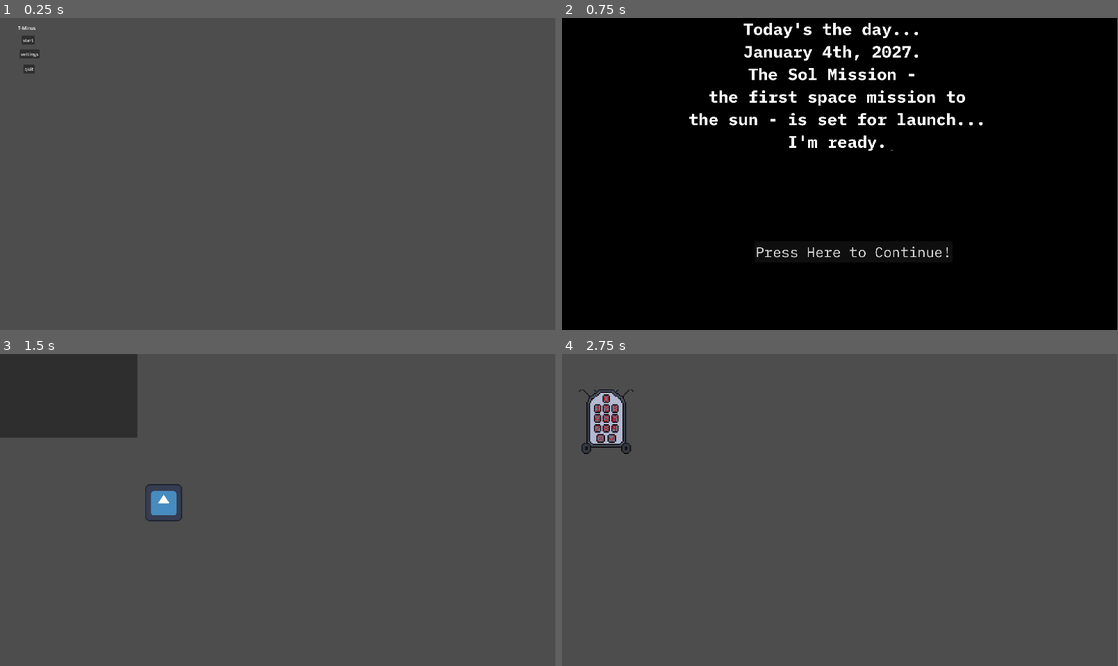
Above: before the commit, frames 1-4 (two rows, left to right).
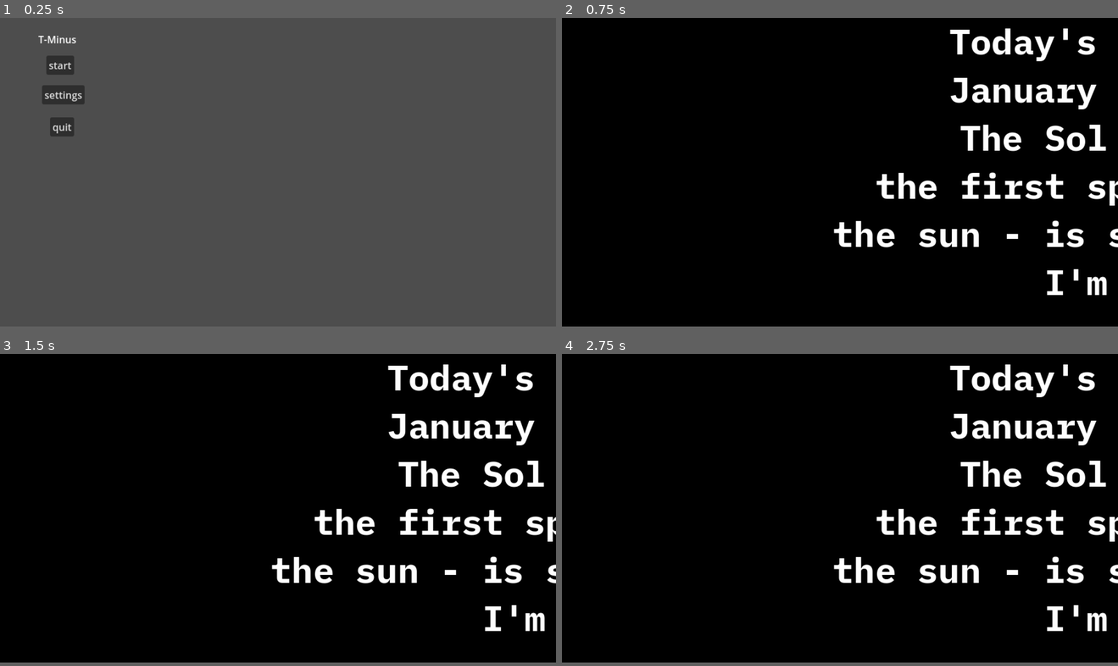
Above: after the commit, the same moments.

Repository: TheMillsheistyoftheEast/T-Minus
Game: Godot game, scene res://scenes/menu.tscn
Two runs of this game, one before a commit and one after it. Both use one fixed random seed, a clock stepped at 60 frames per second and the inputs below. The engine's default icon, where the game draws it, is replaced by a stand-in: a white triangle on a blue panel in a dark square.
Inputs (mouse positions are in pixels of both pictures, inside the frame that each line leads up to):
- Up to frame 1 (0.25 s): no input
- Up to frame 2 (0.75 s): click "start" at 0.5 s
- Up to frame 3 (1.5 s): click (289, 588) at 1.25 s, where only the run before the commit has a clickable "Press Here to Continue!"
- Up to frame 4 (2.75 s): click (628, 394) at 2.02 s
In our replay, the window is 799x449 before the commit and 800x444 after it. These sizes can differ from the game's own. Grey fills any space a smaller window leaves; there, only what the larger window draws over its background counts as a difference.

The runs differ from the first frame. In frame 1, 1.2% of the frame differs, in the area x 3-16%, y 2-38%; in frame 2, 8.9%; in frame 3, 98%, in the area x 0-100%, y 0-99%; in frame 4, 98%.

Commit message:
changed window file, and some other stuff to make it work

Diff:
--- a/project.godot
+++ b/project.godot
@@ -21,8 +21,8 @@
 
 [display]
 
-window/size/viewport_width=1920
-window/size/viewport_height=1080
+window/size/viewport_width=900
+window/size/viewport_height=500
 
 [rendering]
 
--- a/scenes/bomb_game.tscn
+++ b/scenes/bomb_game.tscn
@@ -27,12 +27,13 @@
 script = SubResource("GDScript_huhyi")
 
 [node name="bomb" type="StaticBody2D" parent="."]
+position = Vector2(267, 67)
 script = ExtResource("1_wbx4c")
 
 [node name="Sprite2D" type="Sprite2D" parent="bomb"]
 position = Vector2(196, 170)
-scale = Vector2(4.27326, 4.27326)
+scale = Vector2(4.3, 4.3)
 texture = ExtResource("2_huhyi")
 
 [node name="keypad" parent="." instance=ExtResource("3_huhyi")]
-position = Vector2(43, -8)
+position = Vector2(310, 59)
--- a/scenes/keypad.tscn
+++ b/scenes/keypad.tscn
@@ -263,9 +263,9 @@
 theme_override_styles/normal = SubResource("StyleBoxEmpty_al87v")
 
 [node name="password field" type="Label" parent="."]
-offset_left = 125.0
+offset_left = 135.0
 offset_top = 77.0
-offset_right = 213.0
+offset_right = 223.0
 offset_bottom = 100.0
 text = "PASSWORD"
 
